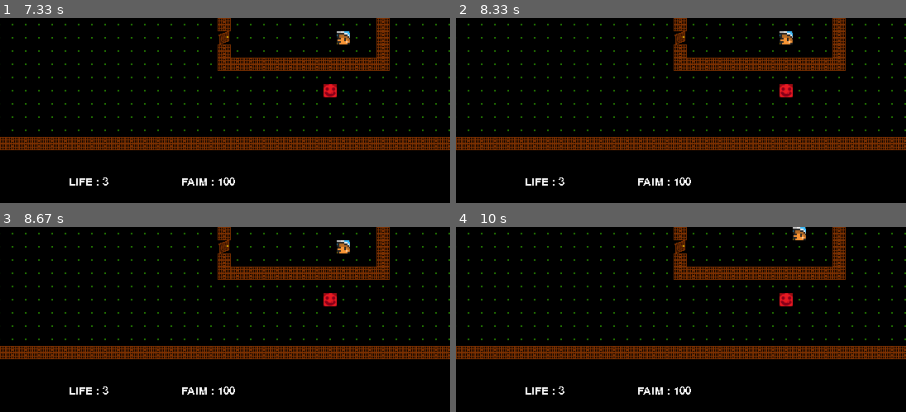
Above: before the commit, frames 1-4 (two rows, left to right).
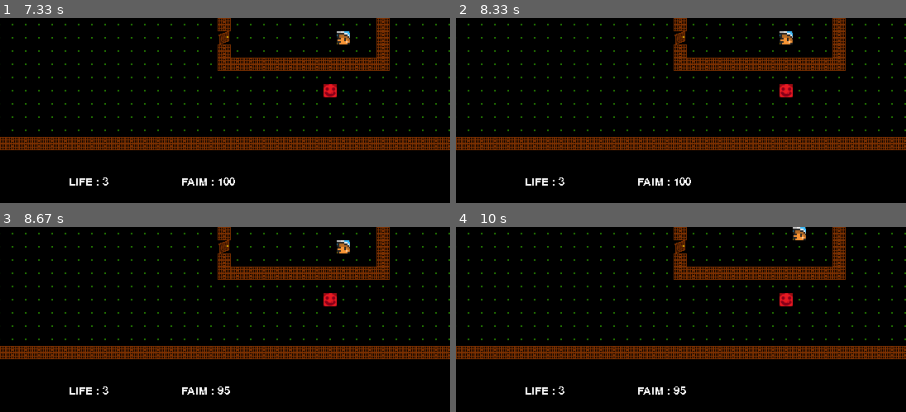
Above: after the commit, the same moments.

Repository: LouisJustinTALLOT/Hackathon-Bellon-Gstalter-Tallot
Game: pygame game, started from main.py
Same seed, same stepped clock (60 frames per second), same inputs: the game is played once before the commit and once after it.
Inputs:
- Up to frame 1 (7.33 s): hold Right 0.33-0.8 s; hold Up 0.83-1.13 s; hold Right 1.17-1.72 s; hold Left 1.75-2.42 s; hold Down 2.45-3.27 s; hold Left 3.3-4.22 s; hold Up 4.25-5.25 s; hold Right 5.28-6.33 s; hold Down from 6.37 s (still down)
- Up to frame 2 (8.33 s): release Down at 7.45 s; hold Left from 7.48 s (still down)
- Up to frame 3 (8.67 s): release Left at 8.58 s; hold Right from 8.62 s (still down)
- Up to frame 4 (10 s): release Right at 9.73 s; hold Up from 9.77 s (still down)
The pictures show only the part of the screen within x 11-61%, y 50-100%; the shares and areas given below are measured in that part.

Frames 1-2 are identical in both runs. In frame 3, 0.1% of the frame differs, in the area x 48-53%, y 85-91%; in frame 4, 0.1%.

Commit message:
la vie bouge

Diff:
--- a/src/game.py
+++ b/src/game.py
@@ -16,13 +16,14 @@
 def play_game(screen, perso, mat, images):
     running = True
     has_changed = True
+    compteur = 0
     while running:
-        # clock.tick(1)
         for event in pg.event.get():
                 if event.type == pg.QUIT:
                     running = False
                 elif event.type == pg.KEYDOWN:
                     has_changed = True
+                    compteur += 1
 
                     if event.key == pg.K_q:
                         running = False
@@ -43,7 +44,13 @@
             return 1 #on va passer au niveau suivant
         if perso.vie == 0:
             return 0 #game_over
-        if perso.etat <= 0:
+        if perso.etat <= 0 or perso.faim <= 0:
             perso.vie -= 1
+            perso.faim = 100
             perso.etat = 100
+        if compteur == 10:
+            compteur = 0
+            if perso.etat < 100:
+                perso.etat += 1
+            perso.faim -= 5
     return 0
